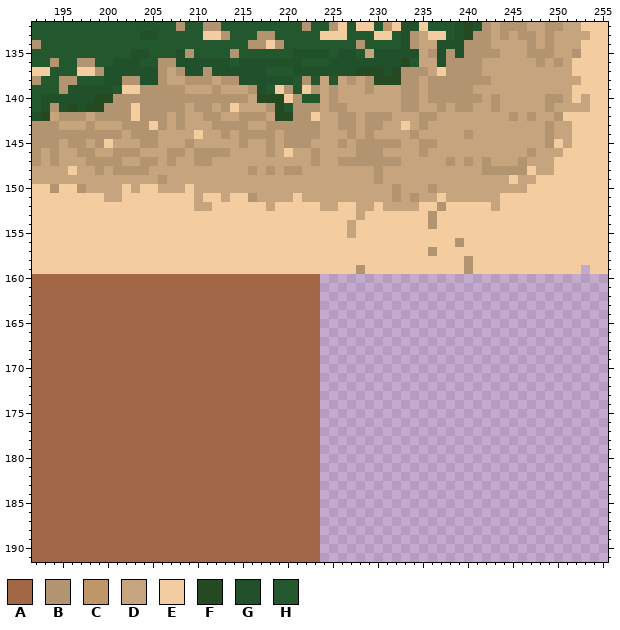
Pixel-art file: res/images/world/ground/allground.aseprite. That is the earlier state.
448x448 pixels, 1 frame. Colours within 5 levels of each other are drawn and written as one. Shown: x 192..255, y 132..191. The commit also changed other parts of the picture, which this record leaves out.
Palette (. is transparent): A #a16747  B #b29471  C #be9668  D #c6a47d  E #f3cca0  F #254921  G #20512a  H #23582e
Pixels before (only the part around the change), first column x 192:
132 HHHHHHHHHHHHHHHHBHHBBHHHHHHHHHBHHBEHEEHCEGGEHHHGFGBDBBBDDBBDDEEE
133 HHHHHHHHHHHHGGHHHHHEEBHHHBBHHHHHEEEHHHEEHGBDEEHGFBBDBDBBDBDDDDEE
134 BHHHHHHHHHHHHHHHHHHHHHHHBBEBHHHHHHHHBHHHHGBDDGGGBBBDDDDBDBDDDEEE
135 HHHHHHHHHHHGGHHHGBHHHHBHHHHHHGGGGHGGHDGGGGGDBGBGBBBBDDDBBBDDBEEE
136 HHBHHBBHHGGGHHBBGGGGGGHGGGGGGGHHHGGGGGGGGFHDDGBBBBDDDDDDBDBDEEEE
137 EEHHHEEBGGGGGGBDBGGBGGGGGGHHHGGGGGGGFFFGFBBBDEBBBBDDDDDDDDDDEEEE
138 BHHBBHHHGGBBGGBDDBBBDBBGGGGGGHBHDHDBDBFFFBBDBBBBBBBDDDDDDDDDDEEE
139 HHHBGGGGGHEEBBBBBDDDBDDDBGHEBHEBDBDDDBDDDBBDBBBBBDDDDDDDDDDDEEEE
140 HGGGGGGFFBBBBBBBBBBBBBBBDFFFEBHHDBDDDDDDDBBDBBBBBBDBDDDDDBBDEDEE
141 HGBGFGFFBBBEBBBBBDBBDBEDDDBFHBBBDBBDDDDDDBBDDBDBBDDBDDDDDBDDDDEE
142 GFDBBBDBBBBEBBBDBDDBBDDBBBDFFBBEDDBBDBBBDDDBBDDDDDDDDBDBDDBEEEEE
143 BBBDDDBDDDBBBEBDBDDDBBBBDDBBBBBBDDBBDBBDDEDBDDDDDDDDDDDDDBDDEEEE
144 BBBBBBBBBBDBBBDDDDEDDBDBBBBDBBBBDDDBDBDDDDBDDDDDBDDDDDDDDBDDEEEE
145 BBBDBBDBEDDDBBDDDBDDDDDBDDBDBBBDDDBDBBBBBDDBBDDDDDDDDDDDDBEDEEEE
146 BDBDDBBDDBBBDDDBBDBBBBDDDDBDEDDBDDDDBBBDDDDBDDDDDDDDDDDBDDDEEEEE
147 BDBDDDBBBBDDBBDBDDBBDDDDDDDDDDDBDDBBBBBBBDDDDDBDBDBDDDBDDDEEEEEE
148 DDDDEDDBDBBBBDDDDDDDDDDDBDBDBBDDDDDDDDBDDDDDDDDDDDBBBBBEDDEEEEEE
149 DDDDDDDDDDDDDDBDDDDDDDDDDDDDDDDDDDDDDDBDDDDDDDDDDDDDDEDDEEEEEEEE
150 EEBEEBDDDDEDEEDDDEDDDDDDDDDDDDDDDDDDDDDDBDDDBDDDDDDDDDDEEEEEEEEE
151 EEEEEEEEDDEEEEEEEEDEEDEEBDDDDEDDDDDDDDDDBDBDDEDDDDDDEEEEEEEEEEEE
152 EEEEEEEEEEEEEEEEEEDDEEEEEEDEEEEEDDEEDDEDDDDEEBEEEEEDEEEEEEEEEEEE
153 EEEEEEEEEEEEEEEEEEEEEEEEEEEEEEEEEEEEDEEEEEEEBEEEEEEEEEEEEEEEEEEE
154 EEEEEEEEEEEEEEEEEEEEEEEEEEEEEEEEEEEDEEEEEEEEBEEEEEEEEEEEEEEEEEEE
155 EEEEEEEEEEEEEEEEEEEEEEEEEEEEEEEEEEEDEEEEEEEEEEEEEEEEEEEEEEEEEEEE
156 EEEEEEEEEEEEEEEEEEEEEEEEEEEEEEEEEEEEEEEEEEEEEEEBEEEEEEEEEEEEEEEE
157 EEEEEEEEEEEEEEEEEEEEEEEEEEEEEEEEEEEEEEEEEEEEBEEEEEEEEEEEEEEEEEEE
158 EEEEEEEEEEEEEEEEEEEEEEEEEEEEEEEEEEEEEEEEEEEEEEEEBEEEEEEEEEEEEEEE
159 EEEEEEEEEEEEEEEEEEEEEEEEEEEEEEEEEEEEBEEEEEEEEEEEBEEEEEEEEEEEE.EE
160 AAAAAAAAAAAAAAAAAAAAAAAAAAAAAAAA................................
161 AAAAAAAAAAAAAAAAAAAAAAAAAAAAAAAA................................
162 AAAAAAAAAAAAAAAAAAAAAAAAAAAAAAAA................................
163 AAAAAAAAAAAAAAAAAAAAAAAAAAAAAAAA................................
164 AAAAAAAAAAAAAAAAAAAAAAAAAAAAAAAA................................
165 AAAAAAAAAAAAAAAAAAAAAAAAAAAAAAAA................................
166 AAAAAAAAAAAAAAAAAAAAAAAAAAAAAAAA................................
167 AAAAAAAAAAAAAAAAAAAAAAAAAAAAAAAA................................
168 AAAAAAAAAAAAAAAAAAAAAAAAAAAAAAAA................................
169 AAAAAAAAAAAAAAAAAAAAAAAAAAAAAAAA................................
170 AAAAAAAAAAAAAAAAAAAAAAAAAAAAAAAA................................
171 AAAAAAAAAAAAAAAAAAAAAAAAAAAAAAAA................................
172 AAAAAAAAAAAAAAAAAAAAAAAAAAAAAAAA................................
173 AAAAAAAAAAAAAAAAAAAAAAAAAAAAAAAA................................
174 AAAAAAAAAAAAAAAAAAAAAAAAAAAAAAAA................................
175 AAAAAAAAAAAAAAAAAAAAAAAAAAAAAAAA................................
176 AAAAAAAAAAAAAAAAAAAAAAAAAAAAAAAA................................
177 AAAAAAAAAAAAAAAAAAAAAAAAAAAAAAAA................................
178 AAAAAAAAAAAAAAAAAAAAAAAAAAAAAAAA................................
179 AAAAAAAAAAAAAAAAAAAAAAAAAAAAAAAA................................
180 AAAAAAAAAAAAAAAAAAAAAAAAAAAAAAAA................................
181 AAAAAAAAAAAAAAAAAAAAAAAAAAAAAAAA................................
182 AAAAAAAAAAAAAAAAAAAAAAAAAAAAAAAA................................
183 AAAAAAAAAAAAAAAAAAAAAAAAAAAAAAAA................................
184 AAAAAAAAAAAAAAAAAAAAAAAAAAAAAAAA................................
185 AAAAAAAAAAAAAAAAAAAAAAAAAAAAAAAA................................
186 AAAAAAAAAAAAAAAAAAAAAAAAAAAAAAAA................................
187 AAAAAAAAAAAAAAAAAAAAAAAAAAAAAAAA................................
188 AAAAAAAAAAAAAAAAAAAAAAAAAAAAAAAA................................
189 AAAAAAAAAAAAAAAAAAAAAAAAAAAAAAAA................................
190 AAAAAAAAAAAAAAAAAAAAAAAAAAAAAAAA................................
191 AAAAAAAAAAAAAAAAAAAAAAAAAAAAAAAA................................
Now the later version:
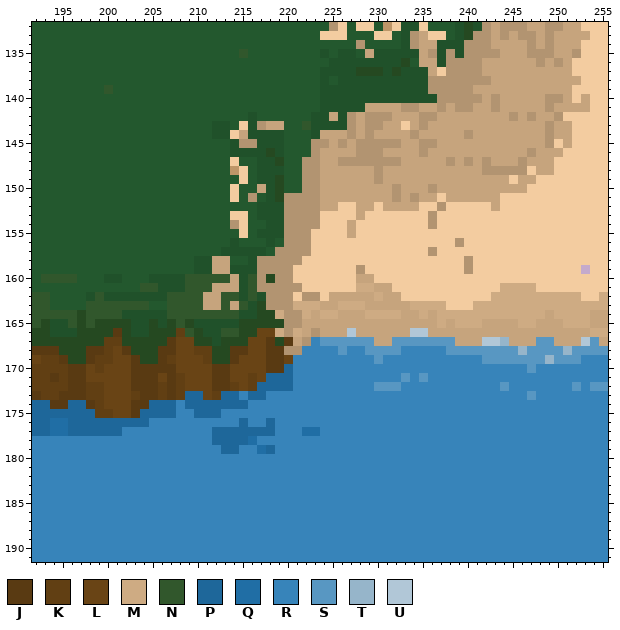
Colours new in this view: J #593a12  K #613f13  L #694415  M #ceab83  N #31572c  P #1e679a  Q #206ea5  R #3784ba  S #5897c2  T #96b5ca  U #b1c7d7
What changed:
Changed rows in their new state; - is an unchanged pixel.
first column x 192:
132 ----------------H--HH---------H---------------------------------
133 ------------HH-----HHH---HH-------------------------------------
134 H-----------------------HHHH------------------------------------
135 -----------HH---HH----HN-----HHH--------------------------------
136 --H--HH--HHH--HHHHHHHH-HHHHHHH----------------------------------
137 HH---HHHHHHHHHHHHHHHHHHHHH---HHH---------GGG--------------------
138 H--HH---HHHHHHHHHHHHHHHHHHHHH-H-G-GGGGGGGGGG--------------------
139 ---HHHHHN-HHHHHHHHHHHHHHHH-HH-HHGGGGGGGGGGGG--------------------
140 -HHHHHHHHHHHHHHHHHHHHHHHHHHHHH--GGGGGGGGGGGGG-------------------
141 -HHHHHHHHHHHHHHHHHHHHHHHHHHH-HHHGGGGG---------------------------
142 HHHHHHHHHHHHHHHHHHHHHHHHGHHHHHHGG-G-----------------------------
143 HHHHHHHHHHHHHHHHHHHHGGHEGBDDHHNGGGG-----------------------------
144 HHHHHHHHHHHHHHHHHHHHGGEDGGGGHHHG--------------------------------
145 HHHHHHHHHHHHHHHHHHHHHHG-BGGGHHHBB-------------------------------
146 HHHHHHHHHHHHHHHHHHHHHHGGGGFGHHH---------------------------------
147 HHHHHHHHHHHHHHHHHHHHHHEHHGGFHHB---------------------------------
148 HHHHHHHHHHHHHHHHHHHHHHCEHGGGHHBB--------------------------------
149 HHHHHHHHHHHHHHHHHHHHHHHEHGGFHHBB--------------------------------
150 HHHHHHHHHHHHHHHHHHHHHHEHH-GFHHBB--------------------------------
151 HHHHHHHHHHHHHHHHHHHHHH-H-HGFBBBB--------------------------------
152 HHHHHHHHHHHHHHHHHHHHHHHHHGGGBBBB--------------------------------
153 HHHHHHHHHHHHHHHHHHHHHH--HGGGBBBB--------------------------------
154 HHHHHHHHHHHHHHHHHHHHHHB-HHGGBBBB--------------------------------
155 HHHHHHHHHHHHHHHHHHHHHHH-HGGGBBB---------------------------------
156 HHHHHHHHHHHHHHHHHHHHHHGHHHGHBBB---------------------------------
157 HHHHHHHHHHHHHHHHHHHHHGGGGGHBBBB---------------------------------
158 HHHHHHHHHHHHHHHHHHGGDDHHGBBBBB----------------------------------
159 HHHHHHHHHHHHHHHHHHGGDDGGGBBBB-----------------------------------
160 HNNNNHHHGGHHHGGGGNNNNNDGNBFBBEEEEEEEDDEEEEEEEEEEEEEEEEEEEEEEEEEE
161 HHHHHHHHHHHHNNGGGNNNDDDGNBBBBBEEEEEEMMDDEEEEEEEEEEEEMMMMEEEEEEEE
162 NNHHHHGNGGGGGGGNNNNDDNNGNGBBBEBBEDDDDDMDDEEEEEEEEEEMMMMMMMMMMEEM
163 NNHHHHNNNNNNNHHNNNNDDNDNGFBBBMMMDDMMMDDDDDMMMMEEEMMMMMMMMMMMMMMM
164 NNNNNFNNNNGGGGGNNNNNNNNGGFFMBBMDMMDDDMMMMDDMDMMMMMMMMMMMMDMMMMDD
165 NFGGNFNFFFFGGFGFNFGGGGGFFFFFBBDDDDDDDDDDDDDDDMDMMMDDDDMMDDDMMMDD
166 FFGGGFFFFJFGGFFFKNFGGNNFFLLMBMDBDDDUDDDDDDUUDDDDDDDDDDDDDDDDDDMM
167 FFFFFFFFKKFFFFFJLLFFGFFFLLJFJDBRSSSSSSDDSSSSSSSDDDUUTDDDSSDDDUSD
168 JJJFFFJJKLJFFFJJLLKKFFJJLLJJBBRRRRSRRSSSSRRRRRSSSSSSSSTSSSSTSSSS
169 LKKJFFJKKLLJFFJKLLLKFFJLLLJJLRRRRRRRRRSRRRRRRRRRRRSSSSSSSTSSSRRR
170 KKKKJJLKLLLJJJJJLLLLJJLLLLJJPRRRRRRRRRRRRRRRRRRRRRRRRRRSRRRRRRRR
171 KKJKJJLLLLLJJJLJKLLLJJLLKLPPPRRRRRRRRRRRRSRSRRRRRRRRRRRRRRRRRRRR
172 KKKKJJKKLLLJJJKJKLLLJJKLKPPPPRRRRRRRRRSSSRRRRRRRRRRRSRRRRRRRSRSS
173 JKKJJJKKLLLKJJKJKPPLKPPRPPRRRRRRRRRRRRRRRRRRRRRRRRRRRRRSRRRRRRRR
174 PPJJPPJKLLLJJPPPRPPPPPPPRRRRRRRRRRRRRRRRRRRRRRRRRRRRRRRRRRRRRRRR
175 PPPPPPPKKLLJPPPPRRPPPRRRRRRRRRRRRRRRRRRRRRRRRRRRRRRRRRRRRRRRRRRR
176 PPQQPPPPPPPPPRRRRRRRRRRPRRPRRRRRRRRRRRRRRRRRRRRRRRRRRRRRRRRRRRRR
177 PPQQPPPPPPRRRRRRRRRRPPPPPPPRRRQQRRRRRRRRRRRRRRRRRRRRRRRRRRRRRRRR
178 RRRRRRRRRRRRRRRRRRRRPPPPQRRRRRRRRRRRRRRRRRRRRRRRRRRRRRRRRRRRRRRR
179 RRRRRRRRRRRRRRRRRRRRRPPRRQPRRRRRRRRRRRRRRRRRRRRRRRRRRRRRRRRRRRRR
180 RRRRRRRRRRRRRRRRRRRRRRRRRRRRRRRRRRRRRRRRRRRRRRRRRRRRRRRRRRRRRRRR
181 RRRRRRRRRRRRRRRRRRRRRRRRRRRRRRRRRRRRRRRRRRRRRRRRRRRRRRRRRRRRRRRR
182 RRRRRRRRRRRRRRRRRRRRRRRRRRRRRRRRRRRRRRRRRRRRRRRRRRRRRRRRRRRRRRRR
183 RRRRRRRRRRRRRRRRRRRRRRRRRRRRRRRRRRRRRRRRRRRRRRRRRRRRRRRRRRRRRRRR
184 RRRRRRRRRRRRRRRRRRRRRRRRRRRRRRRRRRRRRRRRRRRRRRRRRRRRRRRRRRRRRRRR
185 RRRRRRRRRRRRRRRRRRRRRRRRRRRRRRRRRRRRRRRRRRRRRRRRRRRRRRRRRRRRRRRR
186 RRRRRRRRRRRRRRRRRRRRRRRRRRRRRRRRRRRRRRRRRRRRRRRRRRRRRRRRRRRRRRRR
187 RRRRRRRRRRRRRRRRRRRRRRRRRRRRRRRRRRRRRRRRRRRRRRRRRRRRRRRRRRRRRRRR
188 RRRRRRRRRRRRRRRRRRRRRRRRRRRRRRRRRRRRRRRRRRRRRRRRRRRRRRRRRRRRRRRR
189 RRRRRRRRRRRRRRRRRRRRRRRRRRRRRRRRRRRRRRRRRRRRRRRRRRRRRRRRRRRRRRRR
190 RRRRRRRRRRRRRRRRRRRRRRRRRRRRRRRRRRRRRRRRRRRRRRRRRRRRRRRRRRRRRRRR
191 RRRRRRRRRRRRRRRRRRRRRRRRRRRRRRRRRRRRRRRRRRRRRRRRRRRRRRRRRRRRRRRR
